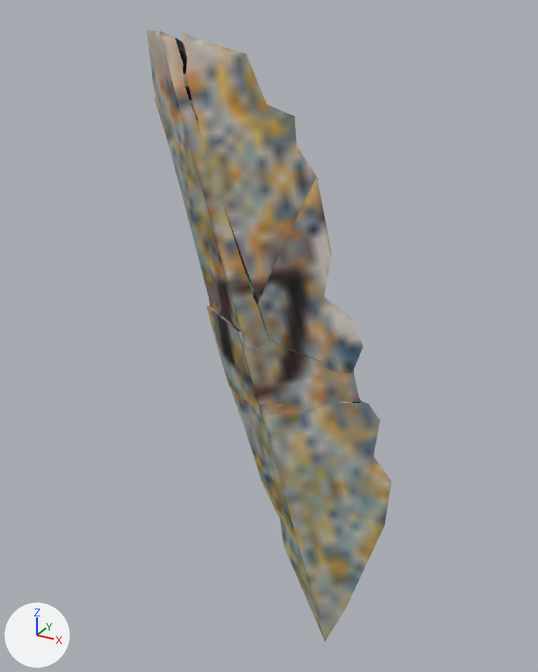
The glTF model obj/Ceramic024.gltf: old version first, new version second.
Before and after are seen from a 50 mm camera at (-0.0166, -0.066, -0.2318) aimed at (-0.0863, 0.0608, -0.2952). Arrows for +X, +Y and +Z are at lower left; the lights stay in place. Where no turn or scale is listed for an object, it has been applied to the vertices.

Script lines for the objects in view, before the commit:
```python
me_plane_067 = bpy.data.meshes.new('Plane.067')
me_plane_067.from_pydata(...)  # 51 vertices, 98 faces; spans x -0.0131..0.0159, y -0.0067..0.0045, z -0.0263..0.0297
me_plane_067.materials.append(mat_branalp)
me_plane_187 = bpy.data.meshes.new('Plane.187')
me_plane_187.from_pydata(...)  # 54 vertices, 104 faces; spans x -0.0182..0.0158, y -0.0077..0.005, z -0.0283..0.0323
me_plane_187.materials.append(mat_branalp)
me_plane_188 = bpy.data.meshes.new('Plane.188')
me_plane_188.from_pydata(...)  # 35 vertices, 66 faces; spans x -0.0226..0.0186, y -0.0102..0.0055, z -0.0377..0.0149
me_plane_188.materials.append(mat_branalp)
me_plane_189 = bpy.data.meshes.new('Plane.189')
me_plane_189.from_pydata(...)  # 37 vertices, 70 faces; spans x -0.0098..0.0135, y -0.0072..0.0046, z -0.0118..0.0275
me_plane_189.materials.append(mat_branalp)
me_plane_190 = bpy.data.meshes.new('Plane.190')
me_plane_190.from_pydata(...)  # 38 vertices, 72 faces; spans x -0.0232..0.0175, y -0.0079..0.0034, z -0.0093..0.0085
me_plane_190.materials.append(mat_branalp)
ob_ceramic024 = bpy.data.objects.new('Ceramic024', me_plane_067)
ob_ceramic024.location = (-0.0948, 0.0646, -0.2654)
ob_ceramic024_001 = bpy.data.objects.new('Ceramic024_001', me_plane_187)
ob_ceramic024_001.location = (-0.1, 0.0633, -0.2681)
ob_ceramic024_002 = bpy.data.objects.new('Ceramic024_002', me_plane_188)
ob_ceramic024_002.location = (-0.0758, 0.0587, -0.322)
ob_ceramic024_003 = bpy.data.objects.new('Ceramic024_003', me_plane_189)
ob_ceramic024_003.location = (-0.08, 0.0633, -0.2896)
ob_ceramic024_004 = bpy.data.objects.new('Ceramic024_004', me_plane_190)
ob_ceramic024_004.location = (-0.0814, 0.0617, -0.3015)
```
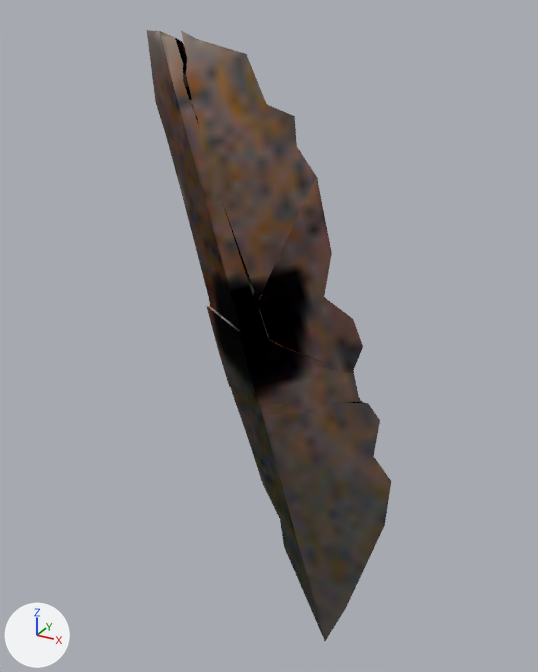
Pixel boxes (x1, y1, x2, y2) of what changed, in the pictures (538 x 672 px):
'Ceramic024_002', recoloured: (231, 388, 391, 641) in both
'Ceramic024', recoloured: (181, 31, 318, 299) in both
'Ceramic024_001', recoloured: (147, 30, 269, 348) in both
'Ceramic024_003', recoloured: (258, 177, 363, 373) in both
'Ceramic024_004', recoloured: (207, 306, 362, 414) in both

Patch to the scene script:
```diff
--- a/obj/Ceramic024.gltf.py
+++ b/obj/Ceramic024.gltf.py
@@ mat_harrow @@
+mat_harrow = bpy.data.materials.new('Harrow')
+# colours: black #000000
+# uses the picture img_branalp_diffuse_baked_jpg
@@ me_plane_067 @@
 me_plane_067.from_pydata(...)  # 51 vertices, 98 faces; spans x -0.0131..0.0159, y -0.0067..0.0045, z -0.0263..0.0297
-me_plane_067.materials.append(mat_branalp)
+me_plane_067.materials.append(mat_harrow)
@@ me_plane_187 @@
 me_plane_187.from_pydata(...)  # 54 vertices, 104 faces; spans x -0.0182..0.0158, y -0.0077..0.005, z -0.0283..0.0323
-me_plane_187.materials.append(mat_branalp)
+me_plane_187.materials.append(mat_harrow)
@@ me_plane_188 @@
 me_plane_188.from_pydata(...)  # 35 vertices, 66 faces; spans x -0.0226..0.0186, y -0.0102..0.0055, z -0.0377..0.0149
-me_plane_188.materials.append(mat_branalp)
+me_plane_188.materials.append(mat_harrow)
@@ me_plane_189 @@
 me_plane_189.from_pydata(...)  # 37 vertices, 70 faces; spans x -0.0098..0.0135, y -0.0072..0.0046, z -0.0118..0.0275
-me_plane_189.materials.append(mat_branalp)
+me_plane_189.materials.append(mat_harrow)
@@ me_plane_190 @@
 me_plane_190.from_pydata(...)  # 38 vertices, 72 faces; spans x -0.0232..0.0175, y -0.0079..0.0034, z -0.0093..0.0085
-me_plane_190.materials.append(mat_branalp)
+me_plane_190.materials.append(mat_harrow)
```
